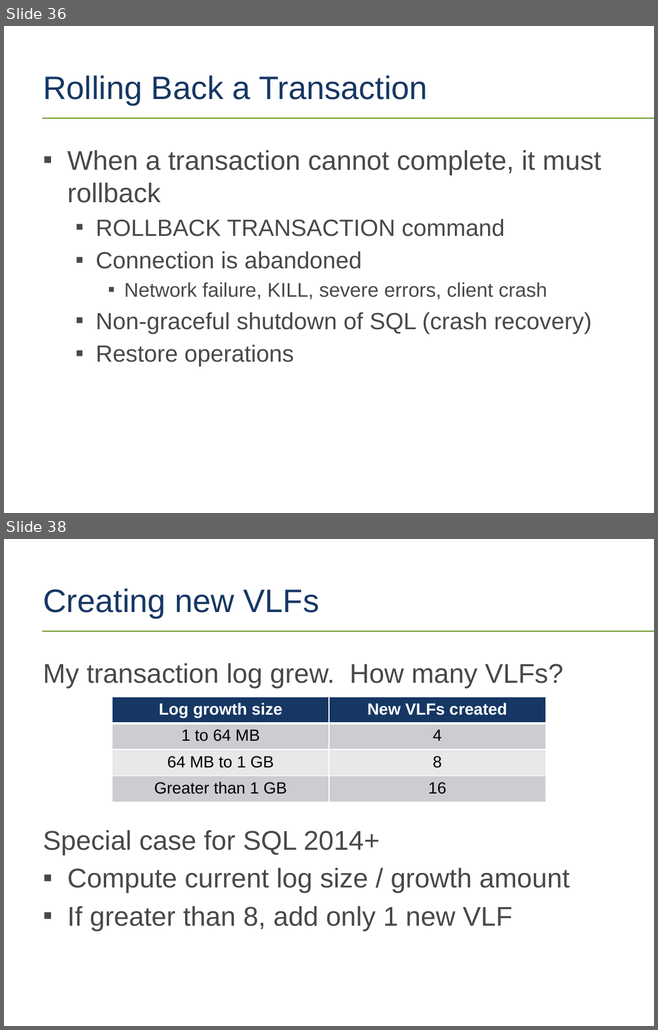
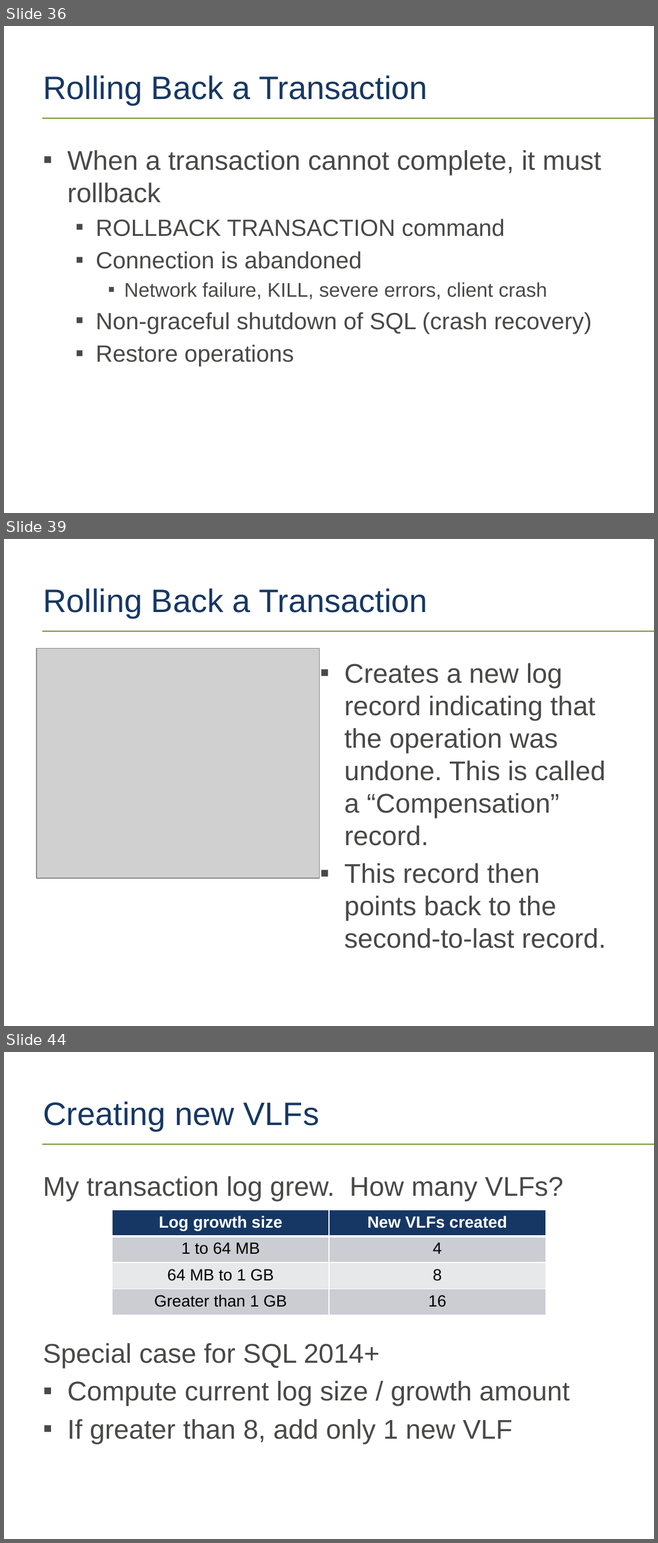
Before and after one commit to tf3604/LogFilePresentation, a slide deck: TransactionLog.pptx. Shown one above the other, each under a label of ours: slides 36 and 38 before the commit, slides 36, 39 and 44 after it; the slides between them are not shown. The pictures are 658x1030 and 658x1543 pixels, drawn with LibreOffice and Linux fonts; fonts in the diff are those of the drawing; grey boxes stand for pictures; background and template pictures are left out. Boxes give left, top, right and bottom in pixels: in the first picture for what was removed or moved away, otherwise in the second. Text is boxed around its words. In the diff, an @@ line names an element or a change of style, - is before the commit and + after.

```diff
--- a/TransactionLog.pptx
+++ b/TransactionLog.pptx
@@ slide 39 added at <box>4,539,654,1026</box>, background #FFFFFF; not listed: 1 template element that a slide beside it also shows @@
@@ title added at <box>43,588,427,617</box>, 36 pt, text #163764 @@
+Rolling Back a Transaction
@@ picture added at <box>36,648,319,878</box> @@
@@ text added at <box>344,663,605,948</box>, 30 pt, text #474947 @@
+▪ Creates a new log record indicating that the operation was undone. This is called a “Compensation” record.
+▪ This record then points back to the second-to-last record.
@@ what was slide 38 is now slide 44 @@
```
Also in this commit, not shown: 1 slide changed, 5 other slides added, 1 other file.
